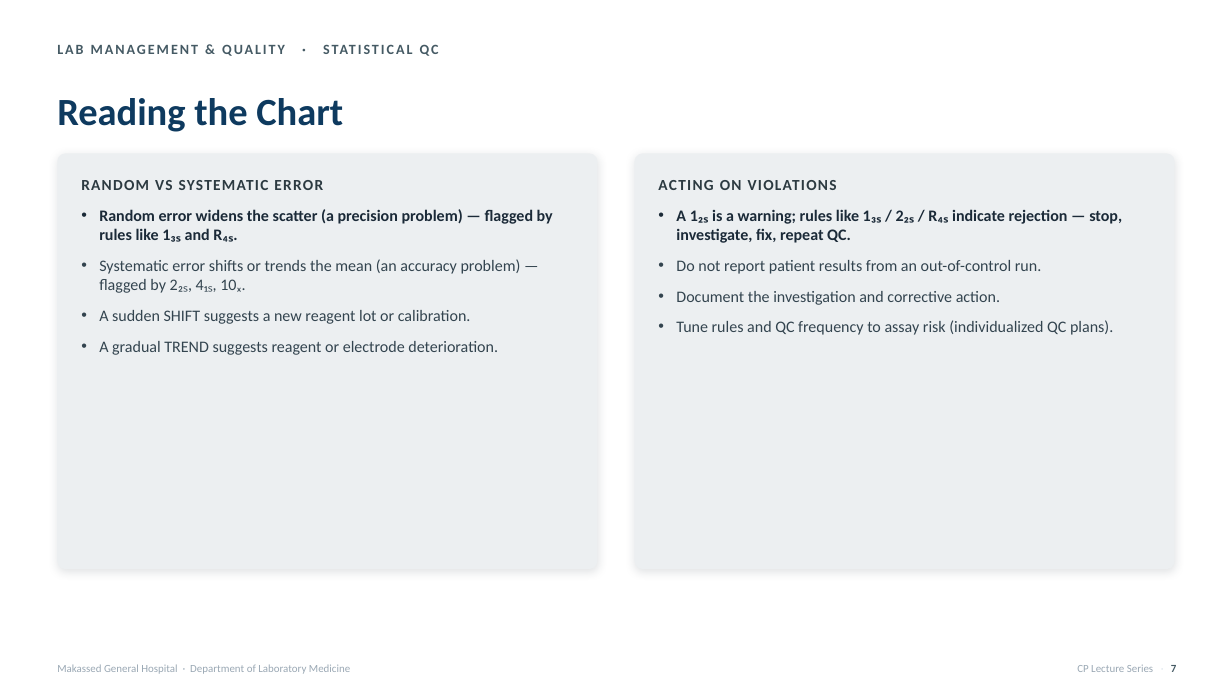
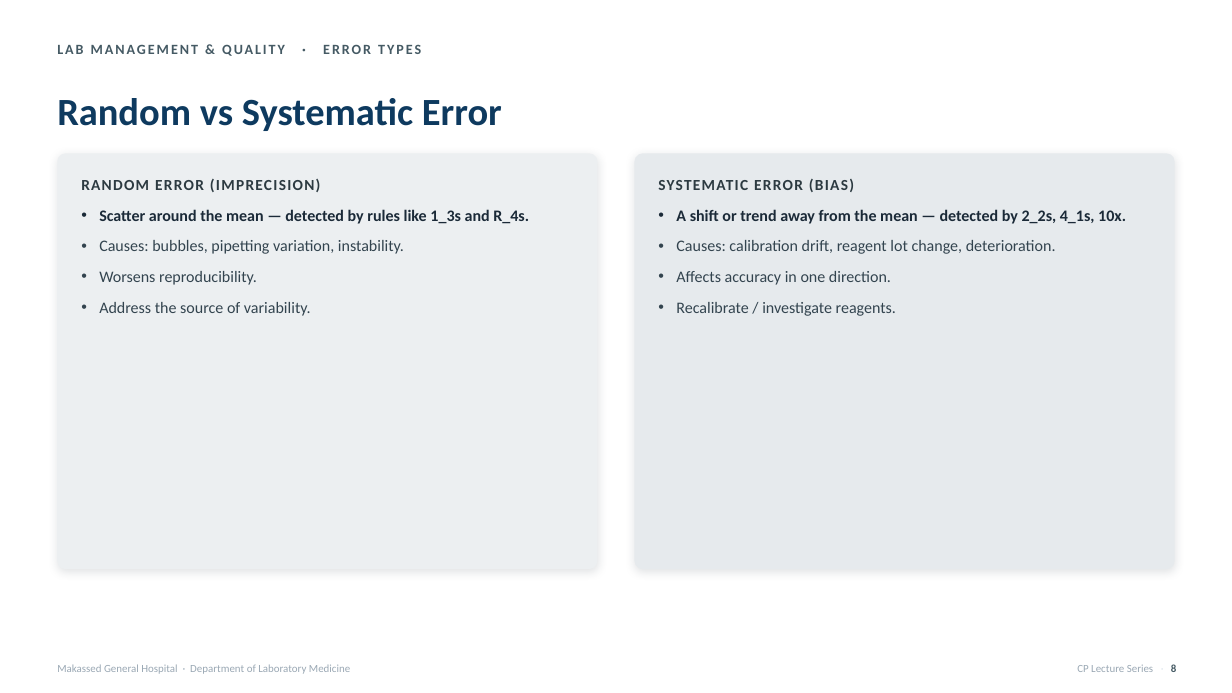
Before and after one commit to omarzbaba/makassed-cp-curriculum, a slide deck: slide 10 of decks/LabMgmt_01_Quality-Management-Systems.pptx (slide 8 before the commit). Drawn at 1232x693 pixels with LibreOffice and Linux fonts; fonts in the diff are those of the drawing. Boxes give left, top, right and bottom in pixels: in the first picture for what was removed or moved away, otherwise in the second. Text is boxed around its words. In the diff, an @@ line names an element or a change of style, - is before the commit and + after.

```diff
--- a/decks/LabMgmt_01_Quality-Management-Systems.pptx
+++ b/decks/LabMgmt_01_Quality-Management-Systems.pptx
@@ text at (57, 44, 421, 56): text changed @@
-LAB MANAGEMENT & QUALITY · STATISTICAL QC
+LAB MANAGEMENT & QUALITY · ERROR TYPES
@@ text at (57, 98, 502, 131): text changed @@
-Reading the Chart
+Random vs Systematic Error
@@ text at (81, 179, 321, 192): text changed @@
-RANDOM VS SYSTEMATIC ERROR
+RANDOM ERROR (IMPRECISION)
@@ rounded rectangle at (635, 153, 1176, 569): fill #ECEFF1 to #E6EAED @@
@@ text at (658, 179, 854, 192): text changed @@
-ACTING ON VIOLATIONS
+SYSTEMATIC ERROR (BIAS)
@@ text at (99, 209, 529, 316): text changed @@
-• Random error widens the scatter (a precision problem) — flagged by rules like 1₃ₛ and R₄ₛ.
-• Systematic error shifts or trends the mean (an accuracy problem) — flagged by 2₂ₛ, 4₁ₛ, 10ₓ.
-• A sudden SHIFT suggests a new reagent lot or calibration.
-• A gradual TREND suggests reagent or electrode deterioration.
+• Scatter around the mean — detected by rules like 1_3s and R_4s.
+• Causes: bubbles, pipetting variation, instability.
+• Worsens reproducibility.
+• Address the source of variability.
@@ text at (676, 209, 1126, 316): text changed @@
-• A 1₂ₛ is a warning; rules like 1₃ₛ / 2₂ₛ / R₄ₛ indicate rejection — stop, investigate, fix, repeat QC.
-• Do not report patient results from an out-of-control run.
-• Document the investigation and corrective action.
-• Tune rules and QC frequency to assay risk (individualized QC plans).
+• A shift or trend away from the mean — detected by 2_2s, 4_1s, 10x.
+• Causes: calibration drift, reagent lot change, deterioration.
+• Affects accuracy in one direction.
+• Recalibrate / investigate reagents.
@@ text at (1077, 664, 1177, 672): text changed @@
-CP Lecture Series · 7
+CP Lecture Series · 8
```
Also in this commit, not shown: 18 other slides changed, 5 slides added, 1 slide removed, 30 other files.
